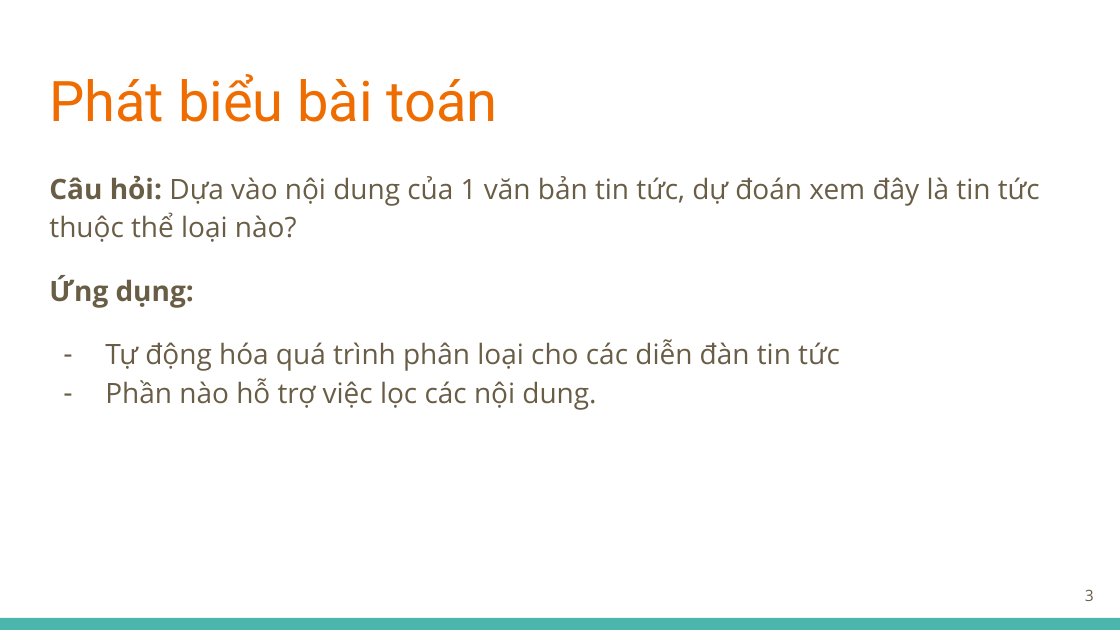
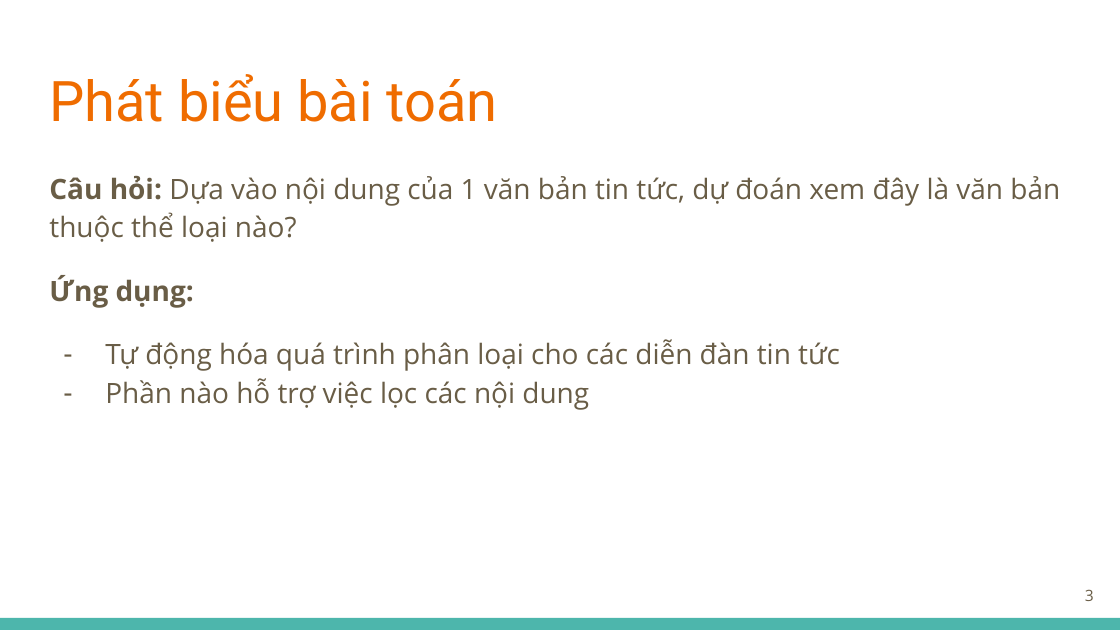
Before and after one commit to tuandoan998/DS_Final_Project, a slide deck: slide 3 of misc/docs/slide.pptx. Drawn at 1120x630 pixels with LibreOffice and Linux fonts; fonts in the diff are those of the drawing. Boxes give left, top, right and bottom in pixels: in the first picture for what was removed or moved away, otherwise in the second. Text is boxed around its words. In the diff, an @@ line names an element or a change of style, - is before the commit and + after.

```diff
--- a/misc/docs/slide.pptx
+++ b/misc/docs/slide.pptx
@@ text at (49, 175, 1060, 242): text changed @@
-Câu hỏi: Dựa vào nội dung của 1 văn bản tin tức, dự đoán xem đây là tin tức thuộc thể loại nào?
+Câu hỏi: Dựa vào nội dung của 1 văn bản tin tức, dự đoán xem đây là văn bản thuộc thể loại nào?
@@ text at (105, 378, 589, 410): text changed @@
-– Phần nào hỗ trợ việc lọc các nội dung.
+– Phần nào hỗ trợ việc lọc các nội dung
```
Also in this commit, not shown: 8 other slides changed, 3 slides added, 2 slides removed, 3 other files.
